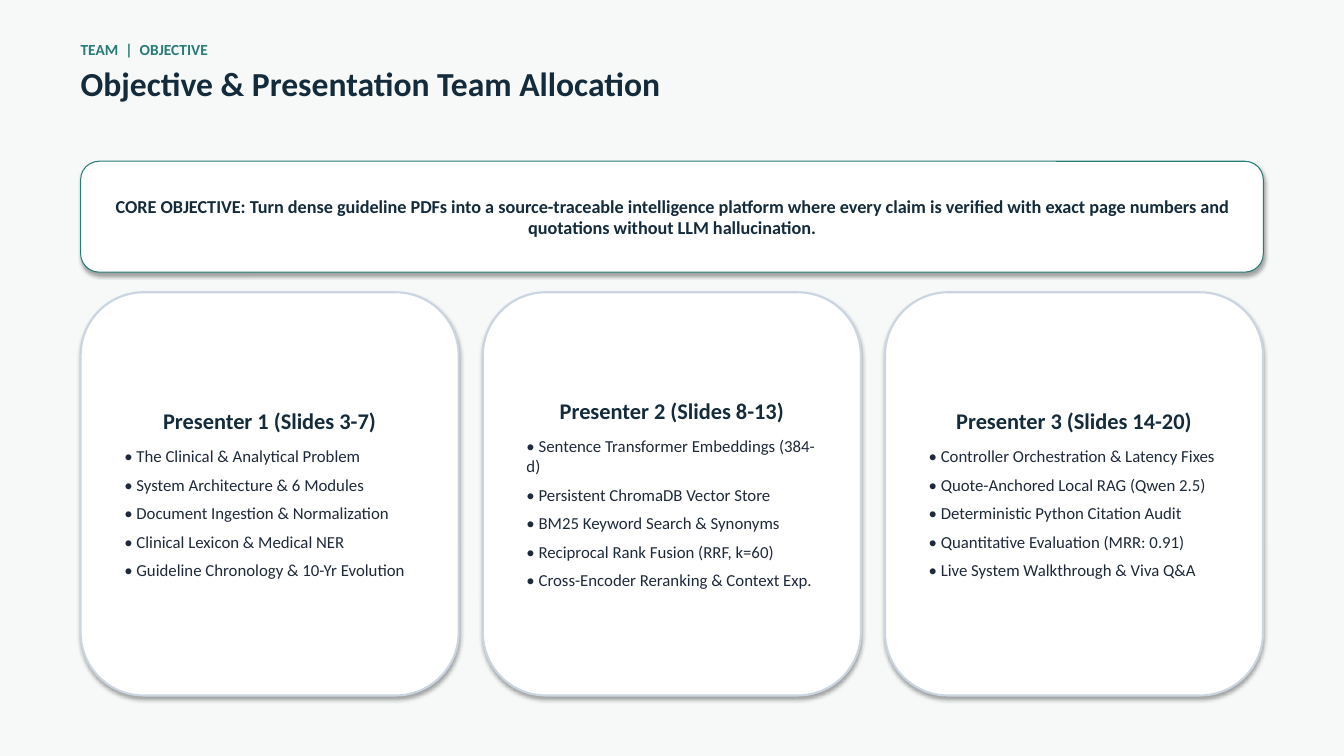
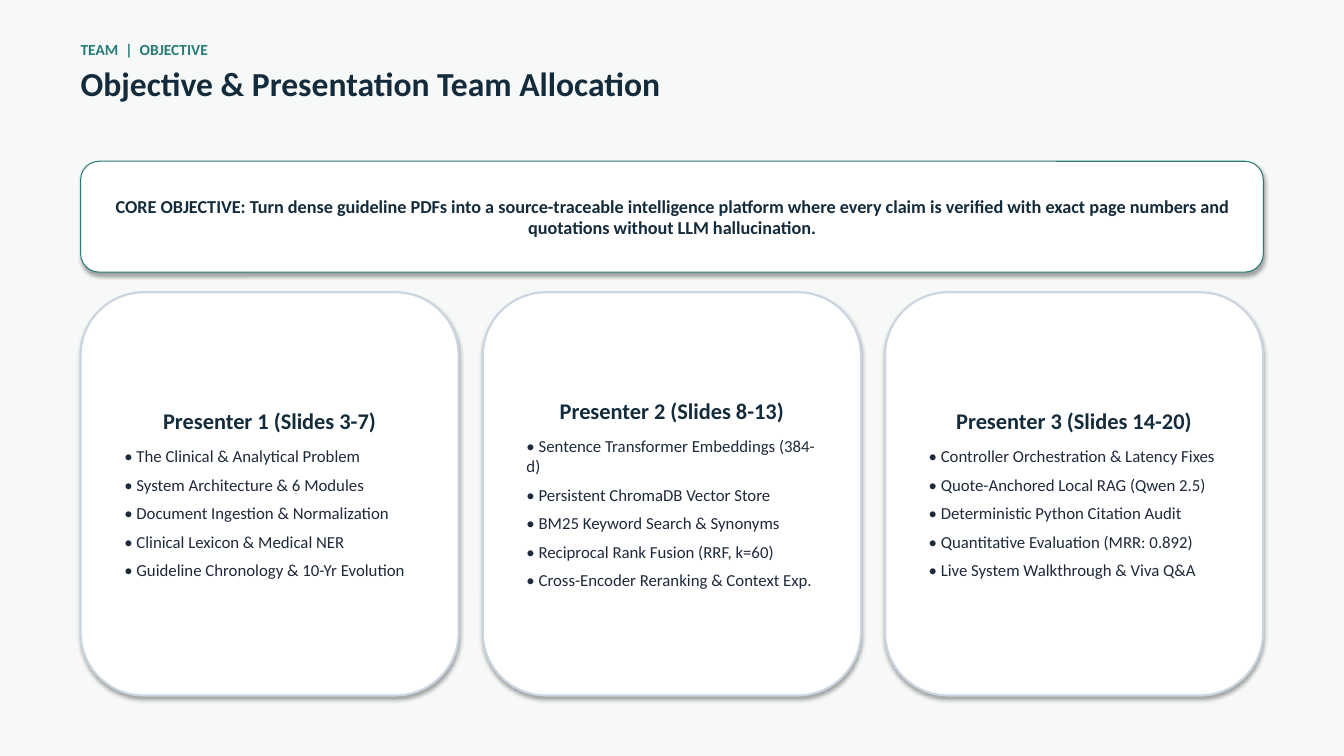
Before and after one commit to praneeth190610/TB-Guidelines, a slide deck: slide 2 of TB_Guidelines_Presentation.pptx. Drawn at 1344x756 pixels with LibreOffice and Linux fonts; fonts in the diff are those of the drawing. Boxes give left, top, right and bottom in pixels: in the first picture for what was removed or moved away, otherwise in the second. Text is boxed around its words. In the diff, an @@ line names an element or a change of style, - is before the commit and + after.

```diff
--- a/TB_Guidelines_Presentation.pptx
+++ b/TB_Guidelines_Presentation.pptx
@@ text in rounded rectangle at [941, 536, 1192, 551]: text changed @@
-• Quantitative Evaluation (MRR: 0.91)
+• Quantitative Evaluation (MRR: 0.892)
```
Also in this commit, not shown: 4 other slides changed, 5 other files.
